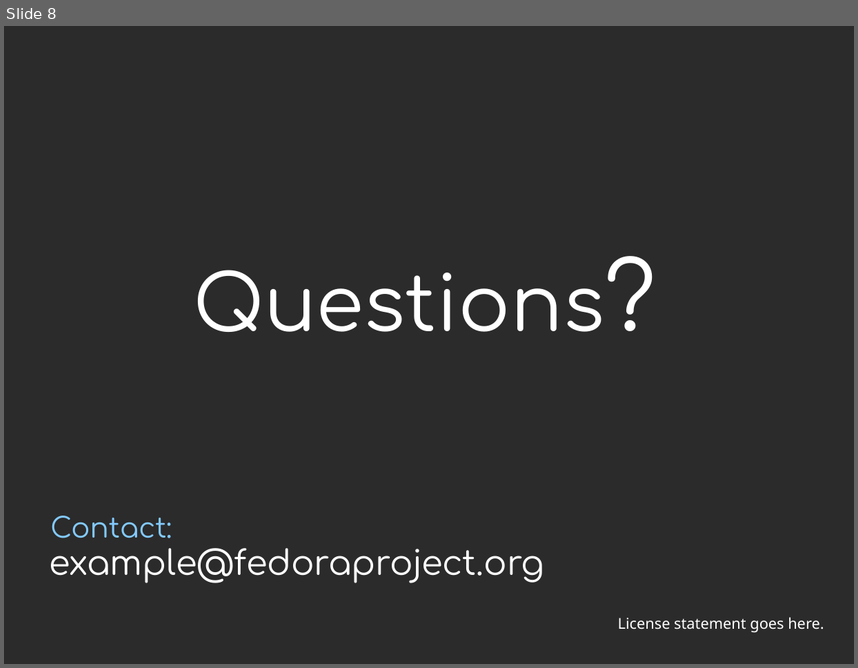
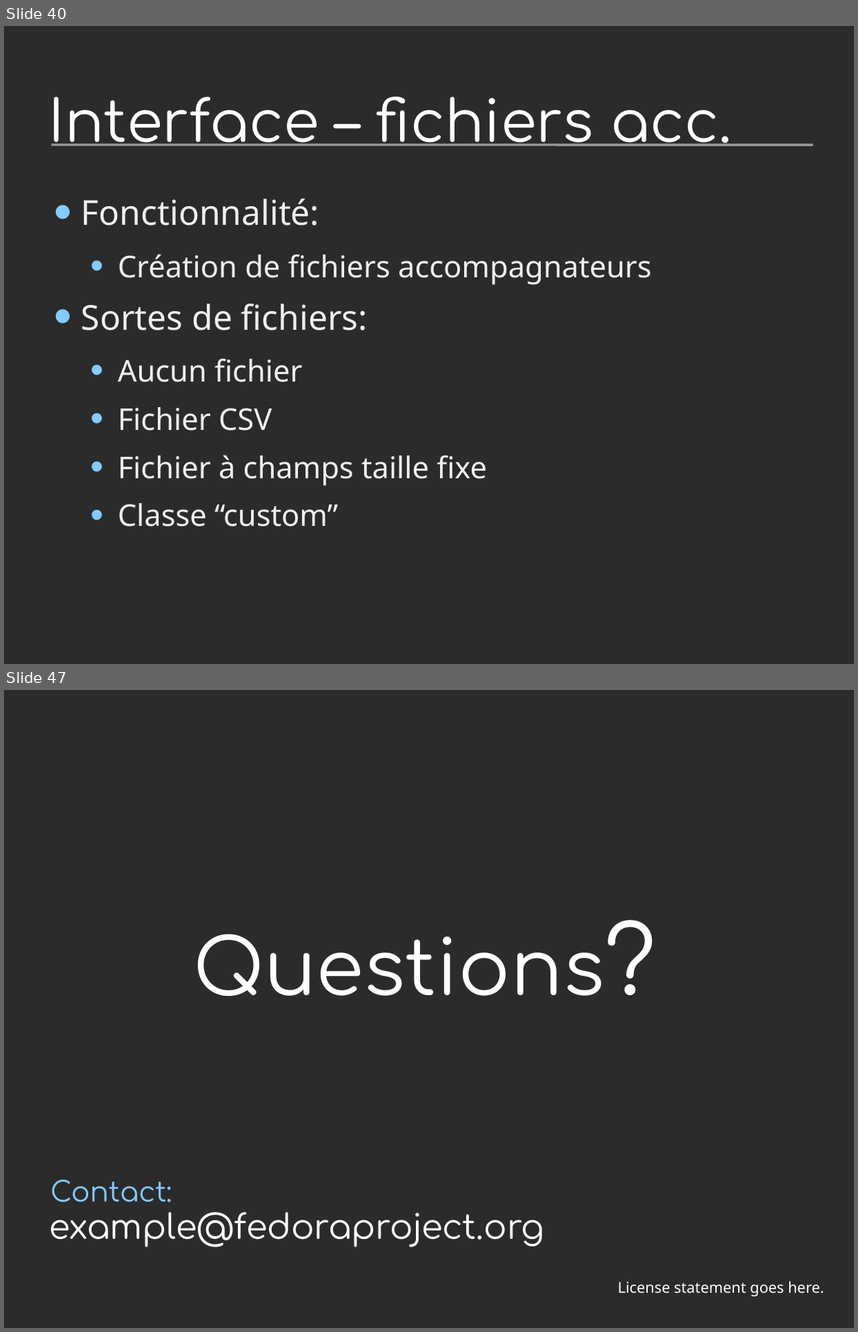
Before and after one commit to DenkouNova/LOG792, a slide deck: Rapports/005_Presentation/Presentation.odp. Shown one above the other, each under a label of ours: slide 8 before the commit, slides 40 and 47 after it; the slides between them are not shown. The pictures are 858x668 and 858x1332 pixels, drawn with LibreOffice and Linux fonts; fonts in the diff are those of the drawing; background and template pictures are left out; a plain dark background stands for a picture behind light text. Boxes give left, top, right and bottom in pixels: in the first picture for what was removed or moved away, otherwise in the second. Text is boxed around its words. In the diff, an @@ line names an element or a change of style, - is before the commit and + after.

```diff
--- a/Rapports/005_Presentation/Presentation.odp
+++ b/Rapports/005_Presentation/Presentation.odp
@@ slide 40 added at (4, 26, 854, 664), background picture (left out) @@
@@ title added at (49, 96, 732, 146), 54 pt, text #FFFFFF @@
+Interface – fichiers acc.
@@ line added from (51, 145) to (813, 145), #999999 2.15 pt @@
@@ text added at (81, 198, 652, 526), 28 pt, text #EEEFF0 @@
+• Fonctionnalité:
+  • Création de fichiers accompagnateurs
+• Sortes de fichiers:
+  • Aucun fichier
+  • Fichier CSV
+  • Fichier à champs taille fixe
+  • Classe “custom”
@@ what was slide 8 is now slide 47 @@
```
Also in this commit, not shown: 4 slides changed, 44 other slides added, 6 slides removed, 13 other files.
